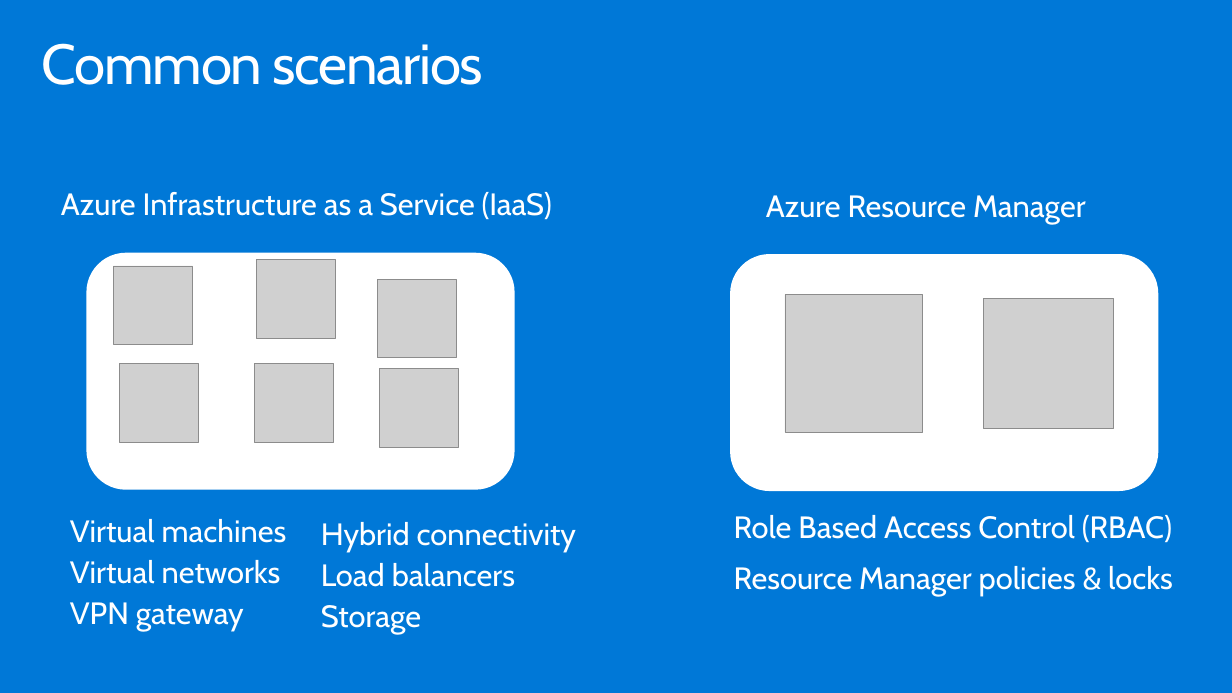
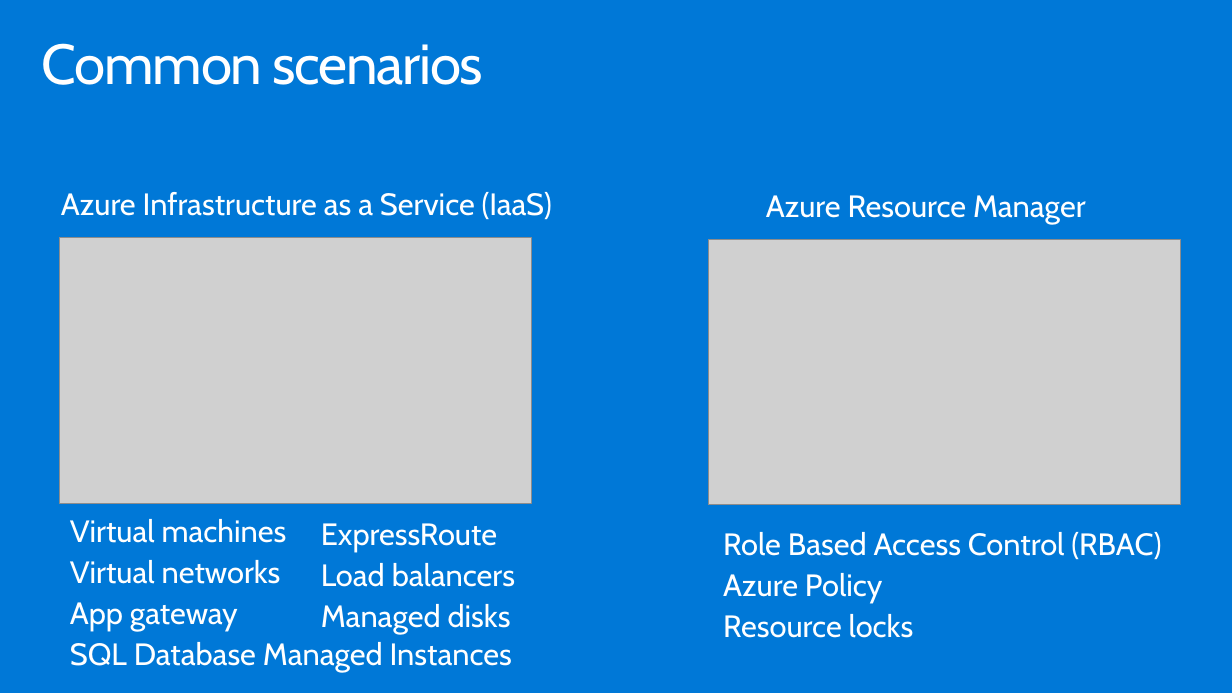
Before and after one commit to GretaLakra/Azure, a slide deck: slide 12 of WDS/Whiteboard design session trainer presentation - Lift and shift.pptx (slide 11 before the commit). Drawn at 1232x693 pixels with LibreOffice and Linux fonts; fonts in the diff are those of the drawing; grey boxes stand for pictures. Boxes give left, top, right and bottom in pixels: in the first picture for what was removed or moved away, otherwise in the second. Text is boxed around its words. In the diff, an @@ line names an element or a change of style, - is before the commit and + after.

```diff
--- a/WDS/Whiteboard design session trainer presentation - Lift and shift.pptx
+++ b/WDS/Whiteboard design session trainer presentation - Lift and shift.pptx
@@ picture added at [59, 238, 531, 504] @@
@@ picture added at [709, 239, 1181, 505] @@
@@ rounded rectangle removed at [730, 254, 1158, 492] @@
@@ group removed at [87, 252, 515, 490]: 6 pictures, 1 rounded rectangle @@
@@ picture removed at [786, 295, 923, 433] @@
@@ picture removed at [983, 299, 1114, 429] @@
@@ text at [321, 523, 497, 552]: text changed @@
-Hybrid connectivity
+ExpressRoute
@@ text at [723, 532, 1161, 638]: text changed @@
-Resource Manager policies & locks
+Role Based Access Control (RBAC)
+Azure Policy
+Resource locks
@@ text removed at [734, 515, 1172, 543] @@
-Role Based Access Control (RBAC)
@@ text at [70, 602, 512, 672]: text changed @@
-VPN gateway
+App gateway
+SQL Database Managed Instances
@@ text at [321, 604, 511, 634]: text changed @@
-Storage
+Managed disks
```
Also in this commit, not shown: 18 other slides changed, 9 slides added, 7 slides removed, 32 other files.
